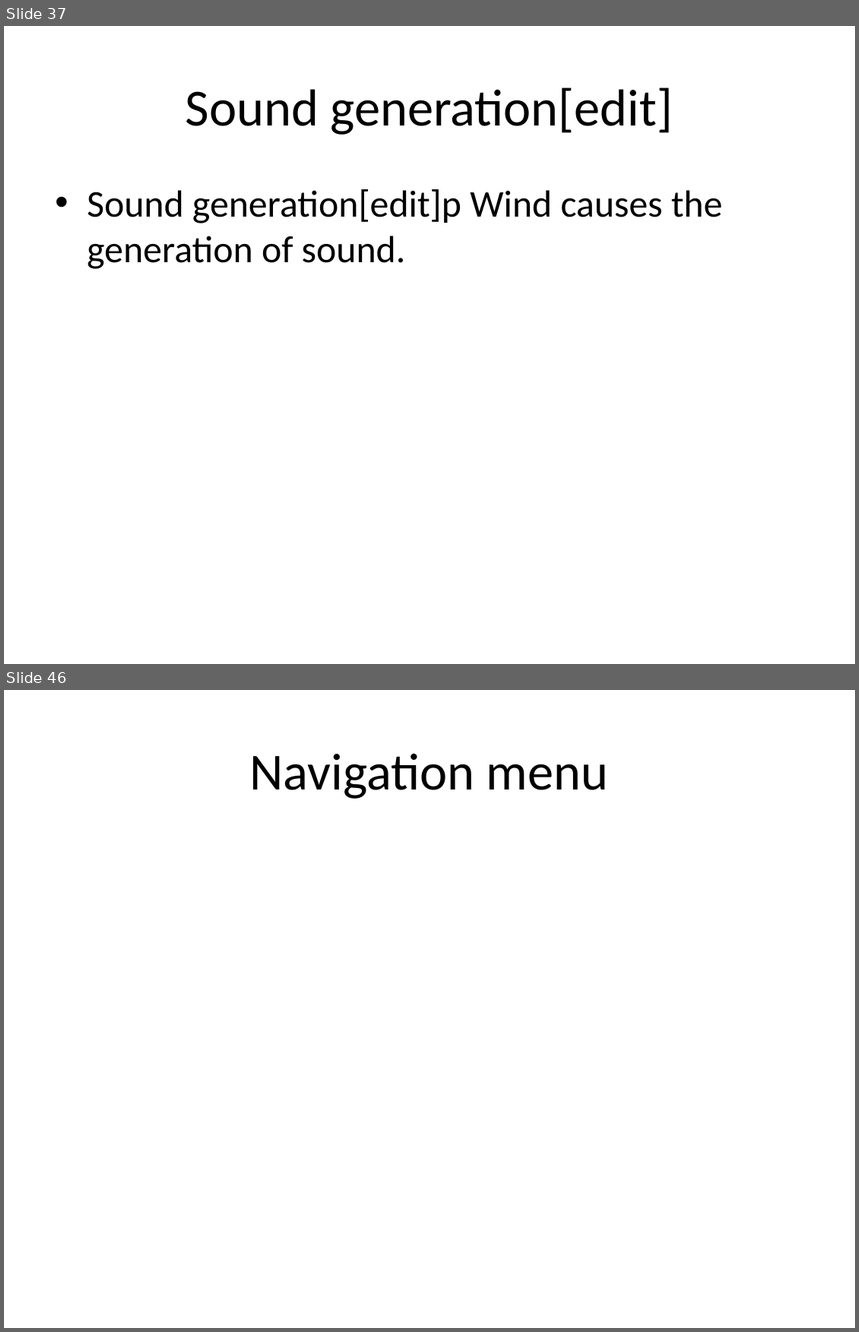
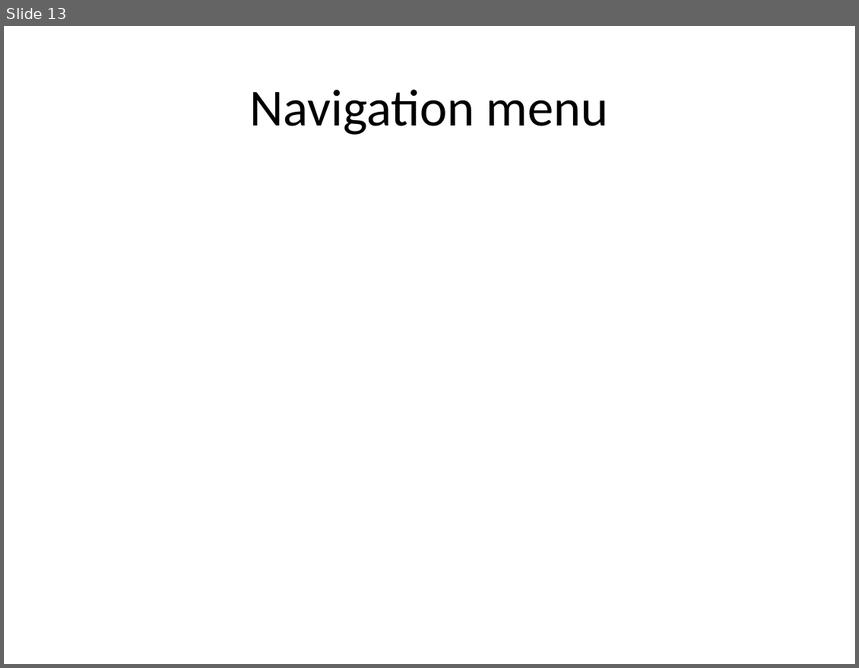
Before and after one commit to eppisai/Uplift---Smart-educational-Platform, a slide deck: AutoPPT-main/AutoPPT-main/something.pptx. Shown one above the other, each under a label of ours: slides 37 and 46 before the commit, slide 13 after it; the slides between them are not shown. The pictures are 859x1332 and 859x668 pixels, drawn with LibreOffice and Linux fonts; fonts in the diff are those of the drawing. Boxes give left, top, right and bottom in pixels: in the first picture for what was removed or moved away, otherwise in the second. Text is boxed around its words. In the diff, an @@ line names an element or a change of style, - is before the commit and + after.

```diff
--- a/AutoPPT-main/AutoPPT-main/something.pptx
+++ b/AutoPPT-main/AutoPPT-main/something.pptx
@@ slide 37 removed at bbox=[4, 26, 855, 664], background #FFFFFF @@
@@ title removed at bbox=[186, 88, 673, 135] @@
-Sound generation[edit]
@@ text removed at bbox=[87, 189, 723, 269] @@
-• Sound generation[edit]p Wind causes the generation of sound.
@@ what was slide 46 is now slide 13 @@
```
Also in this commit, not shown: 2 slides changed, 10 slides added, 42 other slides removed, 1 other file.
